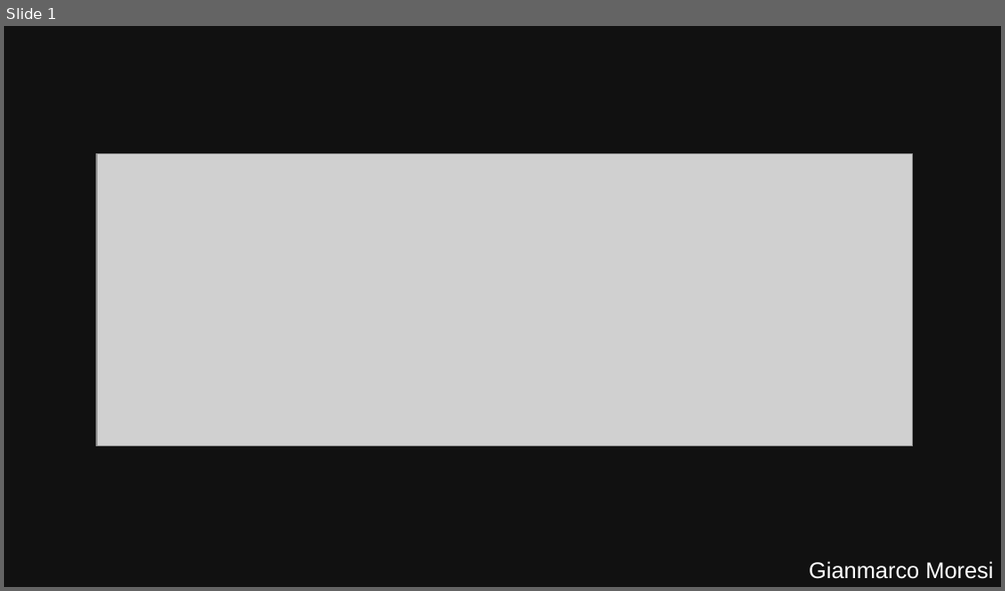
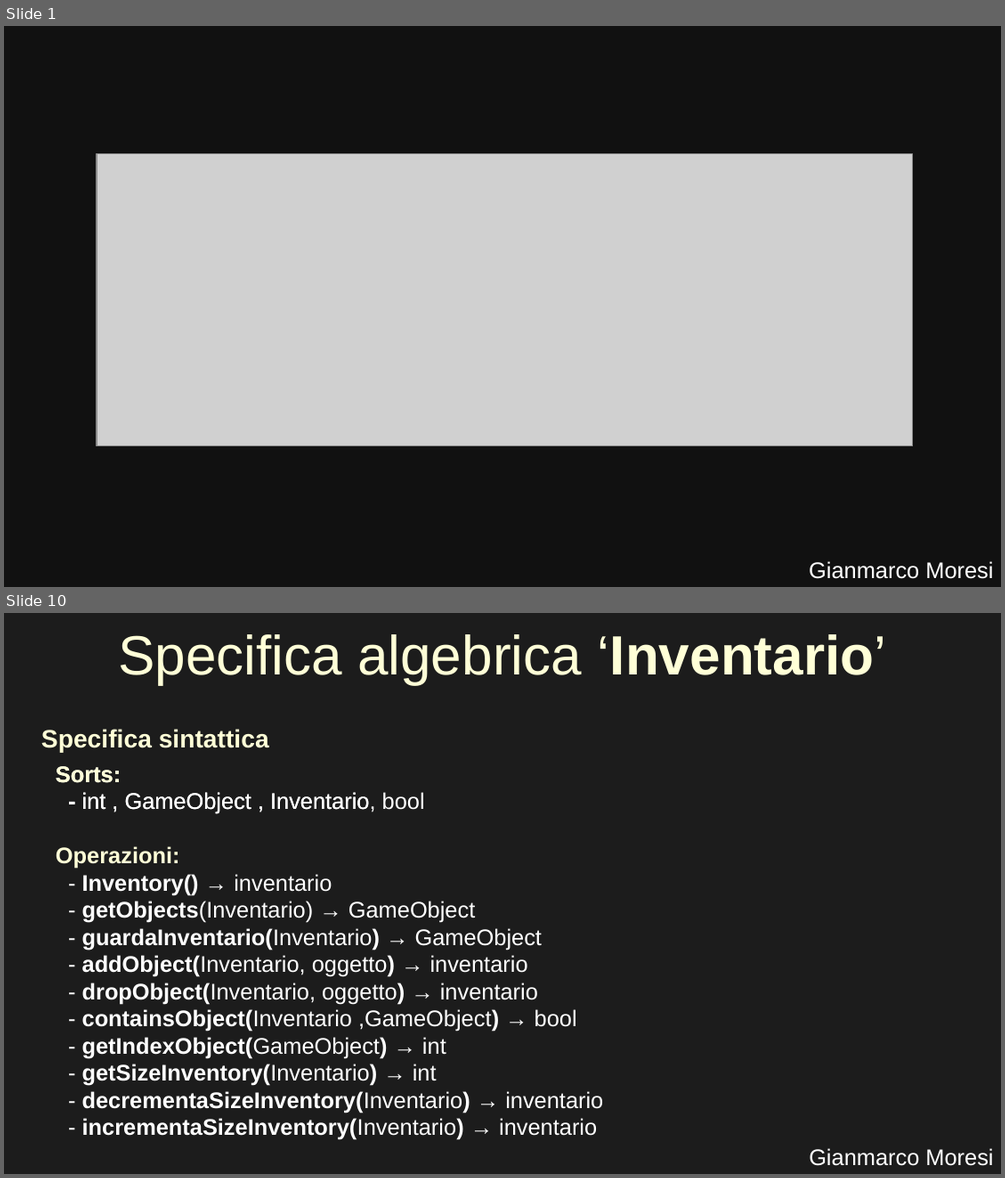
Before and after one commit to GianmarcoMo/HouseBreak, a slide deck: docs/PresentazioneProggetto.odp. Shown one above the other, each under a label of ours: slide 1 before the commit, slides 1 and 10 after it; the slides between them are not shown. The pictures are 1005x591 and 1005x1178 pixels, drawn with LibreOffice and Linux fonts; fonts in the diff are those of the drawing; grey boxes stand for pictures. Boxes give left, top, right and bottom in pixels: in the first picture for what was removed or moved away, otherwise in the second. Text is boxed around its words. In the diff, an @@ line names an element or a change of style, - is before the commit and + after.

```diff
--- a/docs/PresentazioneProggetto.odp
+++ b/docs/PresentazioneProggetto.odp
@@ slide 10 added at (x1=4, y1=613, x2=1001, y2=1174), background #1C1C1C @@
@@ title added at (x1=118, y1=634, x2=886, y2=684), 44 pt, text #FFFFD7 @@
+Specifica algebrica ‘Inventario’
@@ rectangle added at (x1=111, y1=713, x2=218, y2=755), fill #1C1C1C, outline #1C1C1C 0 pt @@
@@ text added at (x1=41, y1=729, x2=269, y2=753), 20 pt, text #FFFFD7, bold @@
+Specifica sintattica
@@ text added at (x1=56, y1=766, x2=369, y2=814), 18 pt, text #FFFFFF @@
+Sorts:
+- int , GameObject , Inventario
@@ text added at (x1=56, y1=792, x2=603, y2=1140), 18 pt, text #FFFFFF @@
+Sorts:
+- int , GameObject , Inventario, bool
+Operazioni:
+- Inventory() → inventario
+- getObjects(Inventario) → GameObject
+- guardaInventario(Inventario) → GameObject
+- addObject(Inventario, oggetto) → inventario
+- dropObject(Inventario, oggetto) → inventario
+- containsObject(Inventario ,GameObject) → bool
+- getIndexObject(GameObject) → int
+- getSizeInventory(Inventario) → int
+- decrementaSizeInventory(Inventario) → inventario
+- incrementaSizeInventory(Inventario) → inventario
@@ rectangle added at (x1=474, y1=1104, x2=673, y2=1119), fill #1C1C1C, outline #1C1C1C 0 pt @@
@@ text added at (x1=809, y1=1148, x2=993, y2=1166), 18 pt, text #FFFFFF @@
+Gianmarco Moresi
```
Also in this commit, not shown: 6 slides changed, 5 other slides added, 57 other files.
